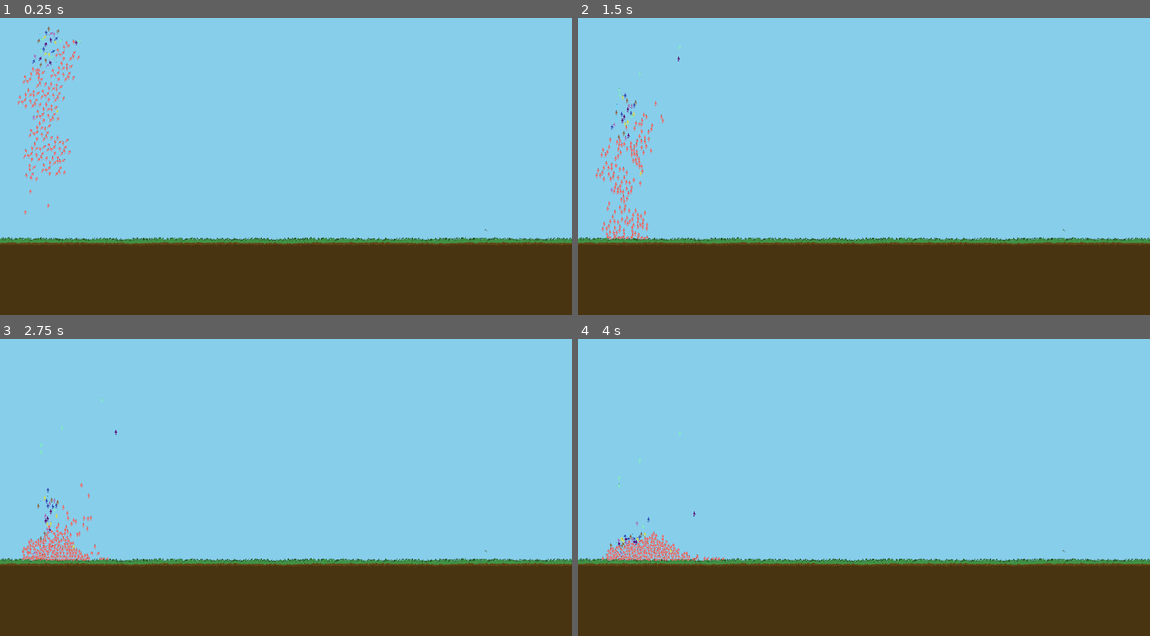
Above: before the commit, frames 1-4 (two rows, left to right).
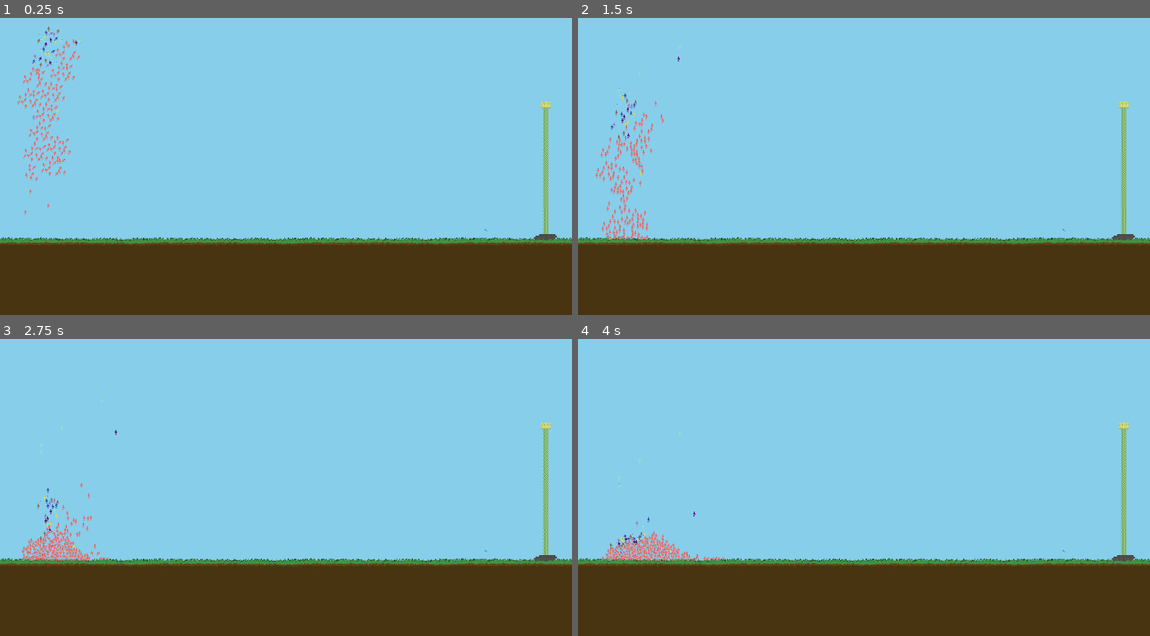
Above: after the commit, the same moments.

Repository: astra137/ld56
Game: Godot game, scene res://Battle/battle_screen.tscn
Same seed, same stepped clock (60 frames per second), same inputs: the game is played once before the commit and once after it.
Inputs (mouse positions are in pixels of both pictures, inside the frame that each line leads up to):
- Up to frame 1 (0.25 s): no input
- Up to frame 2 (1.5 s): move the mouse to (989, 136) at 0.52 s; click (989, 136) at 0.67 s; drag from (749, 169) to (1144, 154) at 1.27 s
- Up to frame 3 (2.75 s): move the mouse to (343, 404) at 2.02 s; click (343, 404) at 2.17 s
- Up to frame 4 (4 s): drag from (835, 540) to (692, 428) at 2.77 s; move the mouse to (1035, 523) at 3.52 s; click (1035, 523) at 3.67 s

The runs differ from the first frame. In frame 1, 0.5% of the frame differs, in the area x 93-98%, y 28-75%; in frame 2, 0.5%; in frame 3, 0.5%; in frame 4, 0.5%.

Commit message:
add goal post

Diff:
--- a/Battle/battle_screen.tscn
+++ b/Battle/battle_screen.tscn
@@ -6,6 +6,7 @@
 [ext_resource type="Texture2D" uid="uid://bnfrdcvcpq00x" path="res://Battle/background_behind_grass.png" id="3_w407b"]
 [ext_resource type="Texture2D" uid="uid://bevyce63t3o8p" path="res://Battle/skycolor.png" id="5_ertd1"]
 [ext_resource type="PackedScene" uid="uid://cyo576o0yu7wi" path="res://Battle/test_furbles.tscn" id="6_xxhjp"]
+[ext_resource type="Texture2D" uid="uid://cgxcsilhby6u0" path="res://Battle/goal_post.png" id="7_crwak"]
 
 [sub_resource type="RectangleShape2D" id="RectangleShape2D_vmqk3"]
 size = Vector2(217.411, 102.87)
@@ -65,7 +66,7 @@
 texture = ExtResource("3_w407b")
 
 [node name="GoalPoint" parent="." instance=ExtResource("3_ama50")]
-position = Vector2(1907, 578)
+position = Vector2(1832, 578)
 
 [node name="Skycolor" type="Sprite2D" parent="."]
 z_index = -3
@@ -75,4 +76,8 @@
 
 [node name="TestFurbles" parent="." instance=ExtResource("6_xxhjp")]
 
+[node name="GoalPost" type="Sprite2D" parent="."]
+position = Vector2(1832, 600)
+texture = ExtResource("7_crwak")
+
 [connection signal="body_entered" from="GoalPoint" to="." method="_on_goal_point_body_entered"]
Not shown: 1 places in Battle/battle_screen.tscn that only renumber resources
Binary file added: Battle/goal_post.png
Not shown, added: Battle/goal_post.png.import
